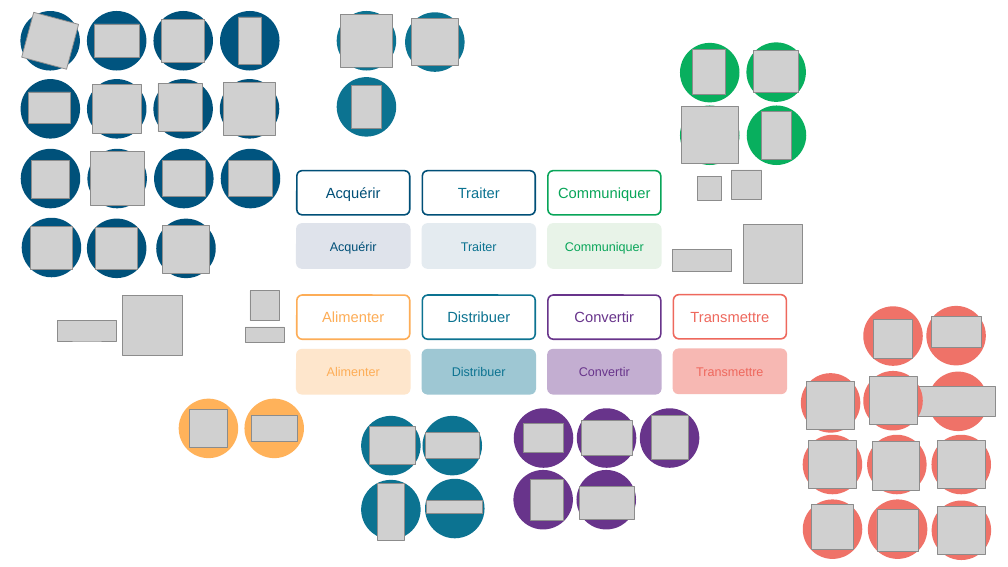
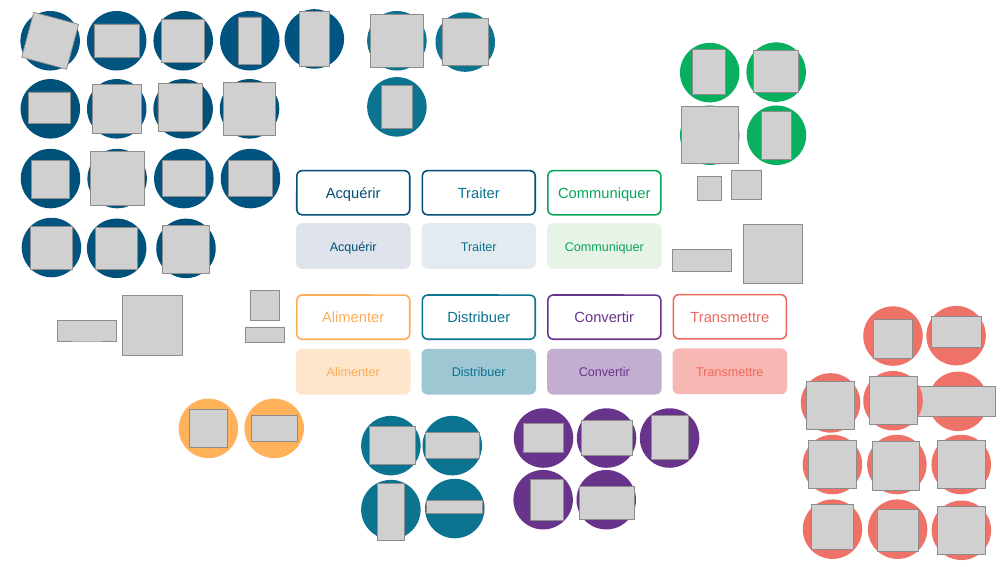
Before and after one commit to xpessoles/TP_Documents_PSI, a slide deck: slide 3 of ChaineFonctionnelle_V2.pptx. Drawn at 1008x567 pixels with LibreOffice and Linux fonts; fonts in the diff are those of the drawing; grey boxes stand for pictures; background and template pictures are left out. Boxes give left, top, right and bottom in pixels: in the first picture for what was removed or moved away, otherwise in the second. Text is boxed around its words. In the diff, an @@ line names an element or a change of style, - is before the commit and + after.

```diff
--- a/ChaineFonctionnelle_V2.pptx
+++ b/ChaineFonctionnelle_V2.pptx
@@ ellipse added at bbox=[284, 9, 344, 69], fill #00547F @@
@@ picture added at bbox=[299, 11, 329, 67] @@
@@ 3 pictures, 3 ellipses: place and size @@
-3 pictures, 3 ellipses at bbox=[337, 11, 465, 137]
+3 pictures, 3 ellipses at bbox=[368, 11, 495, 137]
```
Also in this commit, not shown: 1 other slide changed.
